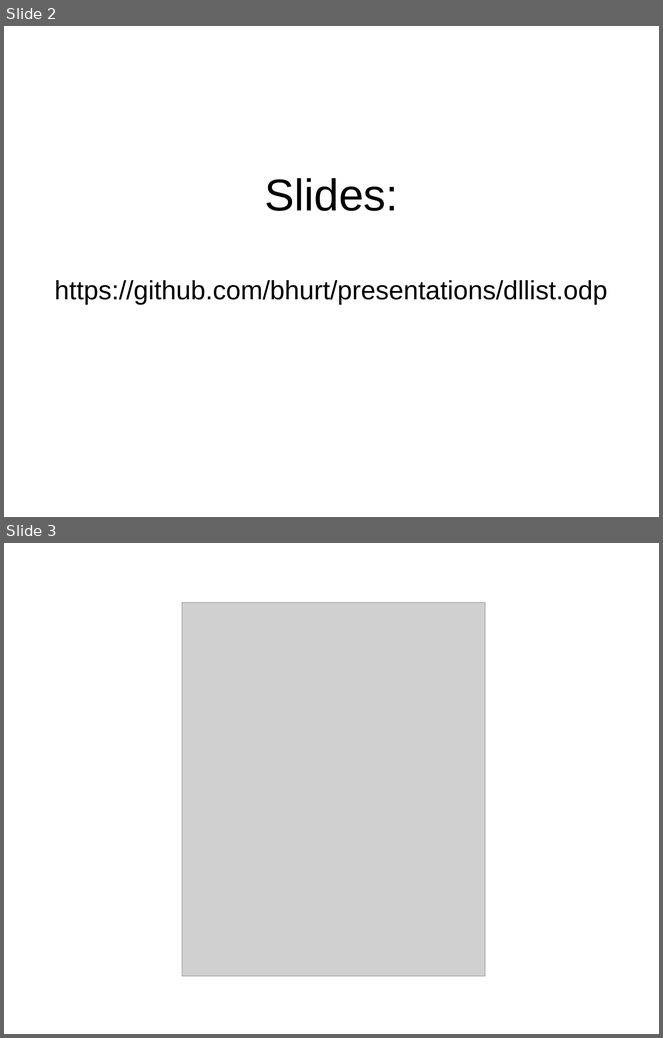
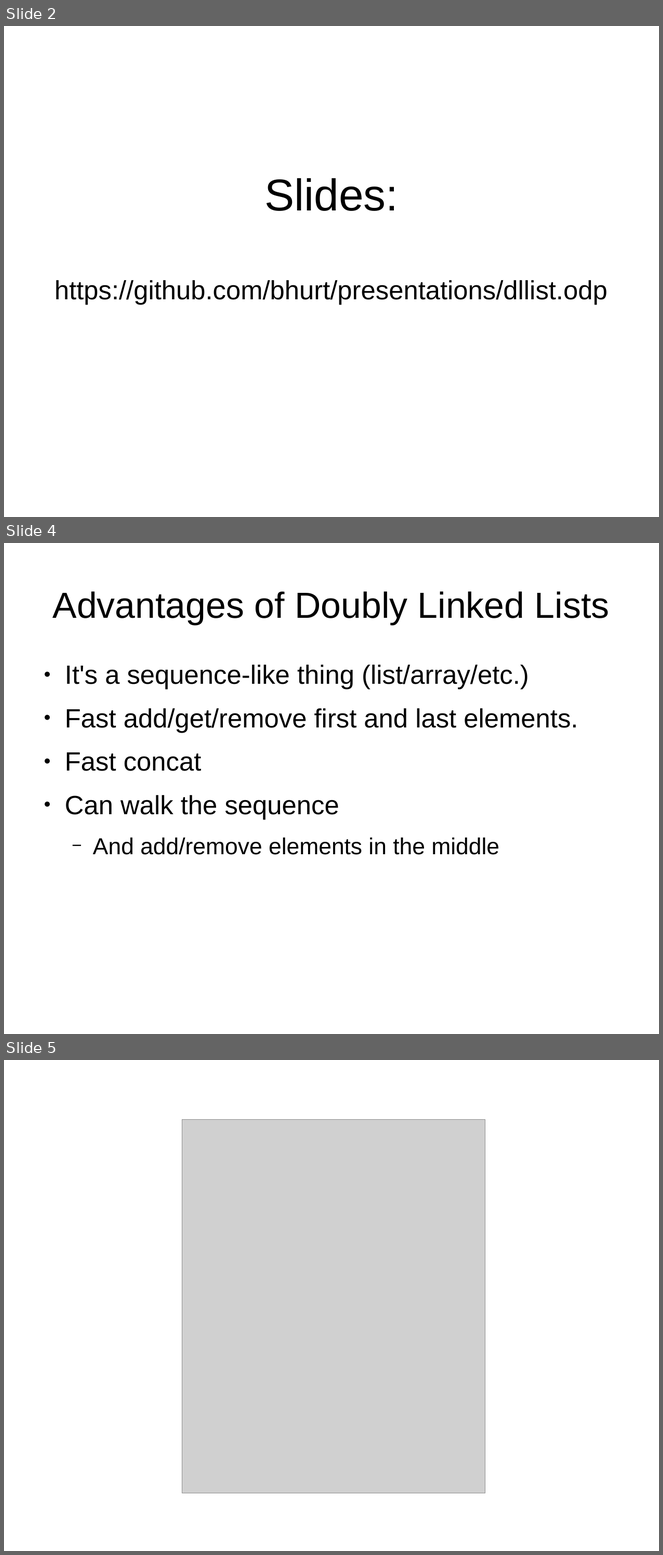
Before and after one commit to bhurt/presentations, a slide deck: dllist.odp. Shown one above the other, each under a label of ours: slides 2 and 3 before the commit, slides 2, 4 and 5 after it; the slides between them are not shown. The pictures are 663x1038 and 663x1555 pixels, drawn with LibreOffice and Linux fonts; fonts in the diff are those of the drawing; grey boxes stand for pictures. Boxes give left, top, right and bottom in pixels: in the first picture for what was removed or moved away, otherwise in the second. Text is boxed around its words. In the diff, an @@ line names an element or a change of style, - is before the commit and + after.

```diff
--- a/dllist.odp
+++ b/dllist.odp
@@ slide 4 added at [4, 543, 659, 1034], background #FFFFFF @@
@@ title added at [53, 591, 610, 625], 44 pt, text #000000 @@
+Advantages of Doubly Linked Lists
@@ text added at [65, 665, 578, 855], 32 pt, text #000000 @@
+● It's a sequence-like thing (list/array/etc.)
+● Fast add/get/remove first and last elements.
+● Fast concat
+● Can walk the sequence
+  − And add/remove elements in the middle
@@ what was slide 3 is now slide 5 @@
```
Also in this commit, not shown: 1 slide changed, 1 other slide added.
